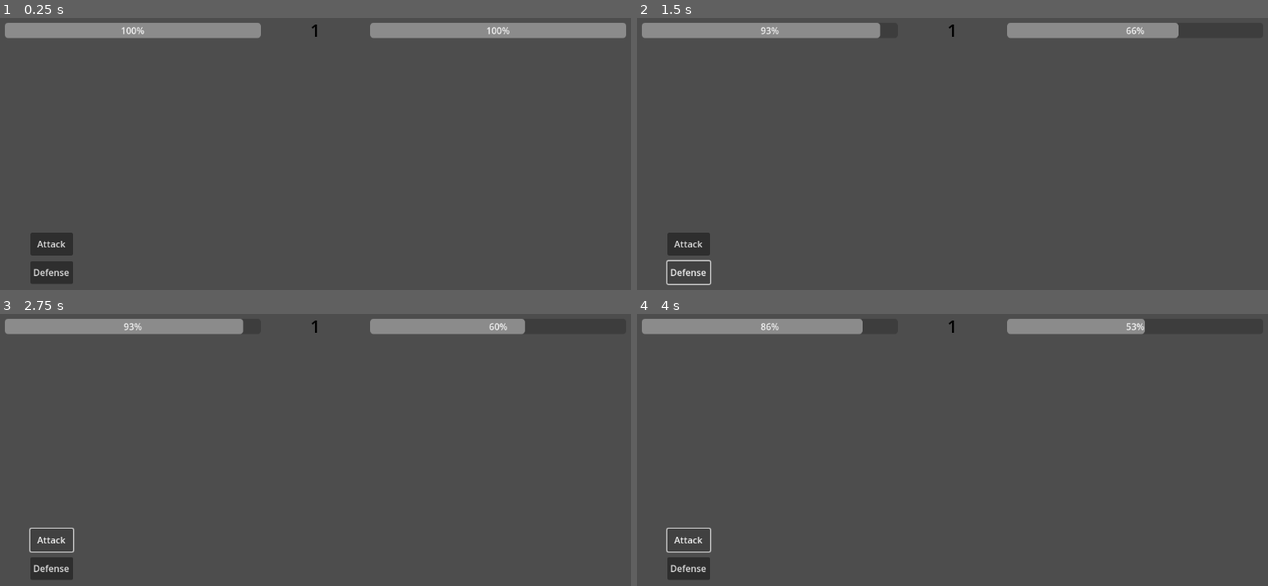
Above: before the commit, frames 1-4 (two rows, left to right).
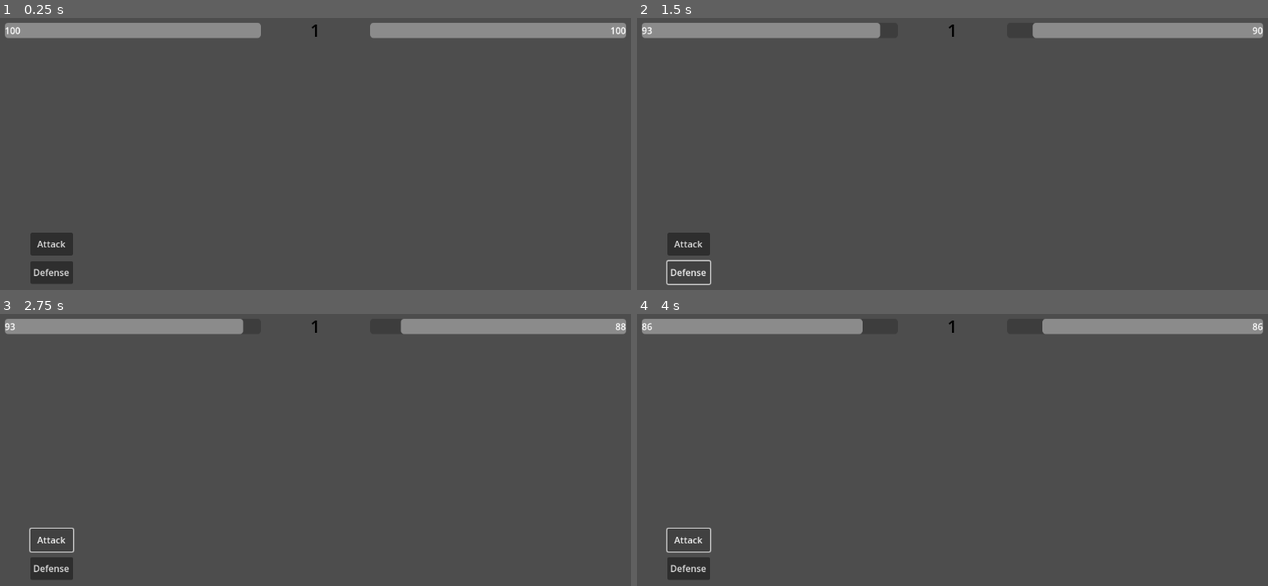
Above: after the commit, the same moments.

Repository: Valonekiil/dw_kinda
Game: Godot game, scene res://Aset/Demo/demo_battle.tscn
Same seed, same stepped clock (60 frames per second), same inputs: the game is played once before the commit and once after it. The project has no main scene, so this scene is started directly.
Inputs:
- Up to frame 1 (0.25 s): no input
- Up to frame 2 (1.5 s): click "Attack" at 0.5 s; click "Defense" at 1.25 s
- Up to frame 3 (2.75 s): click "Attack" at 2 s
- Up to frame 4 (4 s): click "Defense" at 2.75 s; click "Attack" at 3.5 s

The runs differ from the first frame. In frame 1, 0.2% of the frame differs, in the area x 0-100%, y 3-7%; in frame 2, 1.1%; in frame 3, 1.3%; in frame 4, 1.5%, in the area x 0-100%, y 1-8%.

Commit message:
label hp apdet

Diff:
--- a/Aset/Demo/demo_battle.tscn
+++ b/Aset/Demo/demo_battle.tscn
@@ -14,8 +14,13 @@
 grow_vertical = 2
 script = ExtResource("1_imgyo")
 
-[node name="Turn_Manager" type="Control" parent="." node_paths=PackedStringArray("monster_1", "monster_2")]
-layout_mode = 1
+[node name="Enemy_Component" type="Node2D" parent="."]
+script = ExtResource("3_pjjjq")
+
+[node name="ui" type="CanvasLayer" parent="."]
+
+[node name="Turn_Manager" type="Control" parent="ui" node_paths=PackedStringArray("monster_1", "monster_2")]
+layout_mode = 3
 anchors_preset = 15
 anchor_right = 1.0
 anchor_bottom = 1.0
@@ -25,26 +30,36 @@
 monster_1 = NodePath("Agumon")
 monster_2 = NodePath("Pekamon")
 
-[node name="Agumon" parent="Turn_Manager" instance=ExtResource("3_qa1iq")]
+[node name="Agumon" parent="ui/Turn_Manager" instance=ExtResource("3_qa1iq")]
 health = 100
 attack_power = 10
 defense = 5
 
-[node name="Pekamon" parent="Turn_Manager" instance=ExtResource("3_qa1iq")]
-health = 30
+[node name="Pekamon" parent="ui/Turn_Manager" instance=ExtResource("3_qa1iq")]
+health = 100
 attack_power = 12
 defense = 8
 AI = true
 
-[node name="hp_1" type="ProgressBar" parent="Turn_Manager"]
+[node name="hp_1" type="ProgressBar" parent="ui/Turn_Manager"]
 custom_minimum_size = Vector2(450, 0)
 layout_mode = 1
 offset_left = 30.0
 offset_top = 30.0
 offset_right = 480.0
 offset_bottom = 57.0
+show_percentage = false
 
-[node name="hp_2" type="ProgressBar" parent="Turn_Manager"]
+[node name="c" type="MarginContainer" parent="ui/Turn_Manager/hp_1"]
+layout_mode = 0
+offset_right = 40.0
+offset_bottom = 27.0
+
+[node name="txt" type="Label" parent="ui/Turn_Manager/hp_1/c"]
+layout_mode = 2
+text = "1231"
+
+[node name="hp_2" type="ProgressBar" parent="ui/Turn_Manager"]
 custom_minimum_size = Vector2(450, 0)
 layout_mode = 1
 anchors_preset = 1
@@ -55,8 +70,28 @@
 offset_right = -30.0
 offset_bottom = 57.0
 grow_horizontal = 0
+fill_mode = 1
+show_percentage = false
 
-[node name="Label" type="Label" parent="Turn_Manager"]
+[node name="c" type="MarginContainer" parent="ui/Turn_Manager/hp_2"]
+layout_mode = 1
+anchors_preset = 6
+anchor_left = 1.0
+anchor_top = 0.5
+anchor_right = 1.0
+anchor_bottom = 0.5
+offset_left = -40.0
+offset_top = -13.5
+offset_bottom = 13.5
+grow_horizontal = 0
+grow_vertical = 2
+
+[node name="txt" type="Label" parent="ui/Turn_Manager/hp_2/c"]
+layout_mode = 2
+text = "213"
+horizontal_alignment = 2
+
+[node name="Label" type="Label" parent="ui/Turn_Manager"]
 layout_mode = 1
 anchors_preset = 5
 anchor_left = 0.5
@@ -71,7 +106,7 @@
 text = "1"
 horizontal_alignment = 1
 
-[node name="Btn_Attack" type="Button" parent="Turn_Manager"]
+[node name="Btn_Attack" type="Button" parent="ui/Turn_Manager"]
 layout_mode = 1
 anchors_preset = 2
 anchor_top = 1.0
@@ -83,7 +118,7 @@
 grow_vertical = 0
 text = "Attack"
 
-[node name="Btn_Defense" type="Button" parent="Turn_Manager"]
+[node name="Btn_Defense" type="Button" parent="ui/Turn_Manager"]
 layout_mode = 1
 anchors_preset = 2
 anchor_top = 1.0
@@ -95,8 +130,11 @@
 grow_vertical = 0
 text = "Defense"
 
-[node name="Enemy_Component" type="Node2D" parent="."]
-script = ExtResource("3_pjjjq")
+[node name="Label" type="Label" parent="ui"]
+offset_left = 45.0
+offset_top = 88.0
+offset_right = 85.0
+offset_bottom = 111.0
 
-[connection signal="pressed" from="Turn_Manager/Btn_Attack" to="Turn_Manager" method="_on_btn_attack_pressed"]
-[connection signal="pressed" from="Turn_Manager/Btn_Defense" to="Turn_Manager" method="_on_btn_defense_pressed"]
+[connection signal="pressed" from="ui/Turn_Manager/Btn_Attack" to="ui/Turn_Manager" method="_on_btn_attack_pressed"]
+[connection signal="pressed" from="ui/Turn_Manager/Btn_Defense" to="ui/Turn_Manager" method="_on_btn_defense_pressed"]
--- a/Script/Resource/Monster_Component.gd
+++ b/Script/Resource/Monster_Component.gd
@@ -7,7 +7,8 @@
 @export var attack_power: int
 @export var defense: int
 @export var AI_Advanced:Enemy_Comp
-@export var hp_bar:ProgressBar
+var hp_bar:ProgressBar
+var hp_txt:Label
 @export var AI:bool
 var action_point:int
 var is_defense:bool
@@ -71,9 +72,10 @@
 	if cur_health <= 0:
 		die()
 
-func update_hp(bar:ProgressBar):
+func update_hp(bar:ProgressBar, txt:Label):
+	bar.max_value = health
 	bar.value = cur_health
-	bar.max_value = health
+	txt.text = str(cur_health)
 
 # Fungsi untuk menangani kematian monster
 func die():
--- a/Script/turn_manager.gd
+++ b/Script/turn_manager.gd
@@ -5,7 +5,9 @@
 @export var monster_1: Monster_Controller
 @export var monster_2: Monster_Controller
 @onready var hp_bar_1 = $hp_1
+@onready var hp1 = $hp_1/c/txt
 @onready var hp_bar_2 = $hp_2
+@onready var hp2 = $hp_2/c/txt
 @onready var atk_btn = $Btn_Attack
 @onready var def_btn = $Btn_Defense
 # Variabel untuk melacak giliran saat ini
@@ -20,16 +22,18 @@
 	monster_1.attack_completed.connect(_on_attack_completed.bind(monster_2))
 	monster_1.defense_completed.connect(_on_defense_completed)
 	monster_1.hp_bar = hp_bar_1
+	monster_1.hp_txt = hp1
 	monster_1.turn_ended.connect(_on_turn_ended)
 	#atk_btn.pressed.connect(monster_1.perform_attack())
 	#def_btn.pressed.connect(monster_1.perform_defense())
 	monster_2.attack_completed.connect(_on_attack_completed.bind(monster_1))
 	monster_2.defense_completed.connect(_on_defense_completed)
 	monster_2.hp_bar = hp_bar_2
+	monster_2.hp_txt = hp2
 	monster_2.turn_ended.connect(_on_turn_ended)
 	# Memulai giliran pertama
-	monster_1.update_hp(hp_bar_1)
-	monster_2.update_hp(hp_bar_2)
+	monster_1.update_hp(hp_bar_1,hp1)
+	monster_2.update_hp(hp_bar_2,hp2)
 	start_turn()
 
 # Fungsi untuk memulai giliran
@@ -53,7 +57,7 @@
 	print("dalam aksi ke " + str(current_act) + " " + current_turn.name + " melakukan serangan")
 	print(current_turn.name + "berhasil melakukan serangan ke " + target.name)
 	target.take_damage(damage)
-	target.update_hp(target.hp_bar)
+	target.update_hp(target.hp_bar,target.hp_txt)
 	current_turn.action_point -= 1
 	if current_turn.action_point == 0:
 		current_turn.end_turn()
